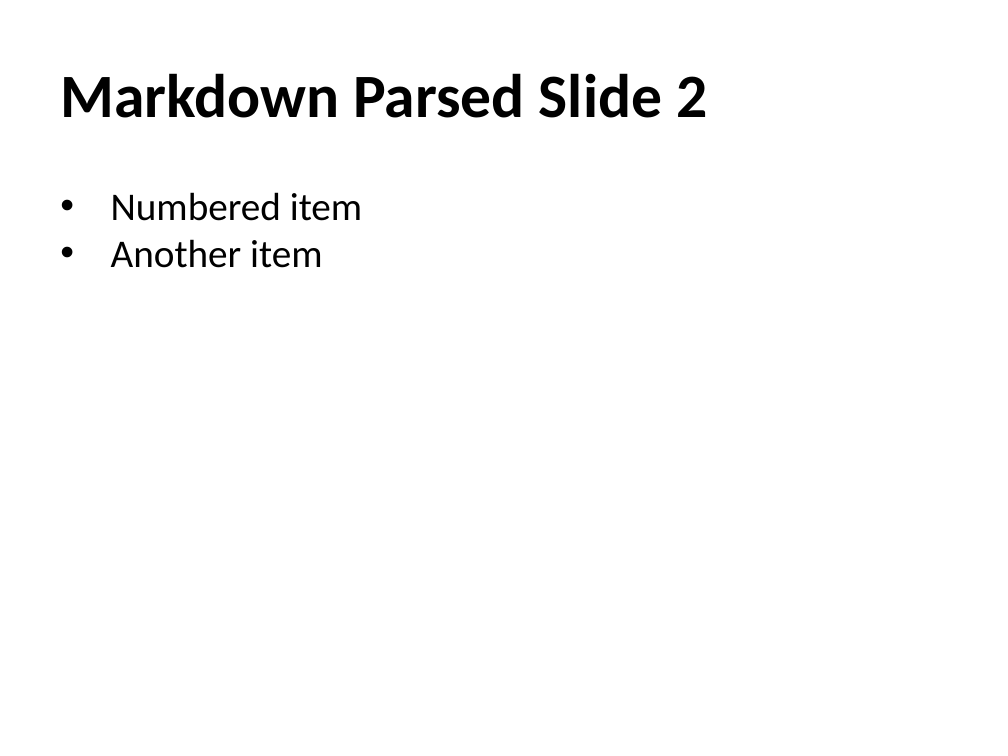
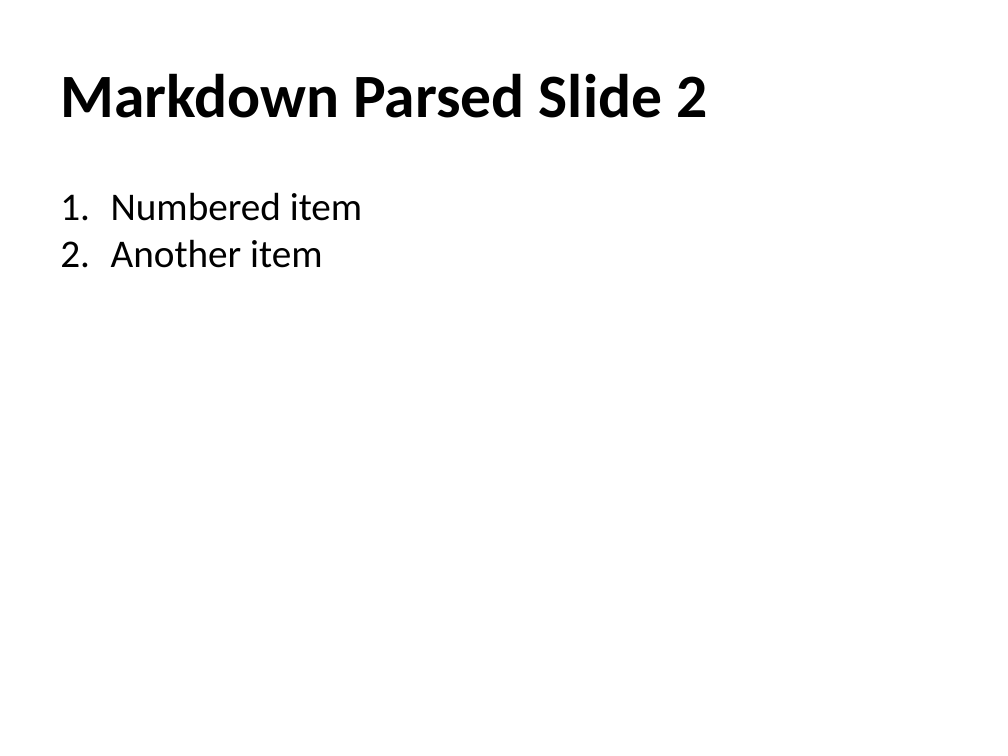
Before and after one commit to djinn-soul/gopptx, a slide deck: slide 9 of smoke_samples/goppt_feature_showcase.pptx (slide 8 before the commit). Drawn at 1008x756 pixels with LibreOffice and Linux fonts; fonts in the diff are those of the drawing. Boxes give left, top, right and bottom in pixels: in the first picture for what was removed or moved away, otherwise in the second. Text is boxed around its words. In the diff, an @@ line names an element or a change of style, - is before the commit and + after.

```diff
--- a/smoke_samples/goppt_feature_showcase.pptx
+++ b/smoke_samples/goppt_feature_showcase.pptx
@@ text "Numbered item" at [111, 192, 362, 268]: bullet • to 1. @@
```
Also in this commit, not shown: 1 other slide changed, 1 slide added, 17 other files.
